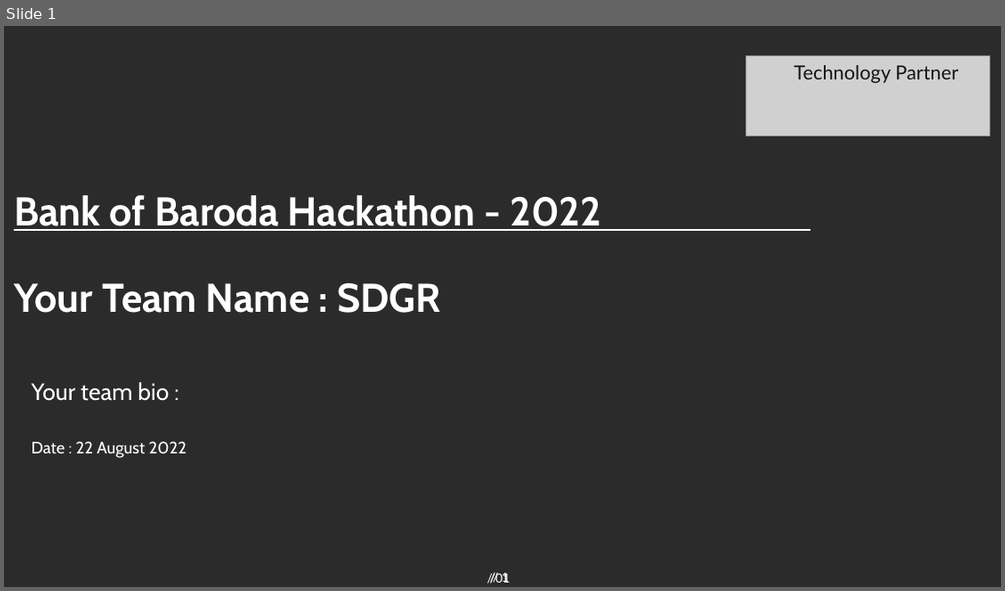
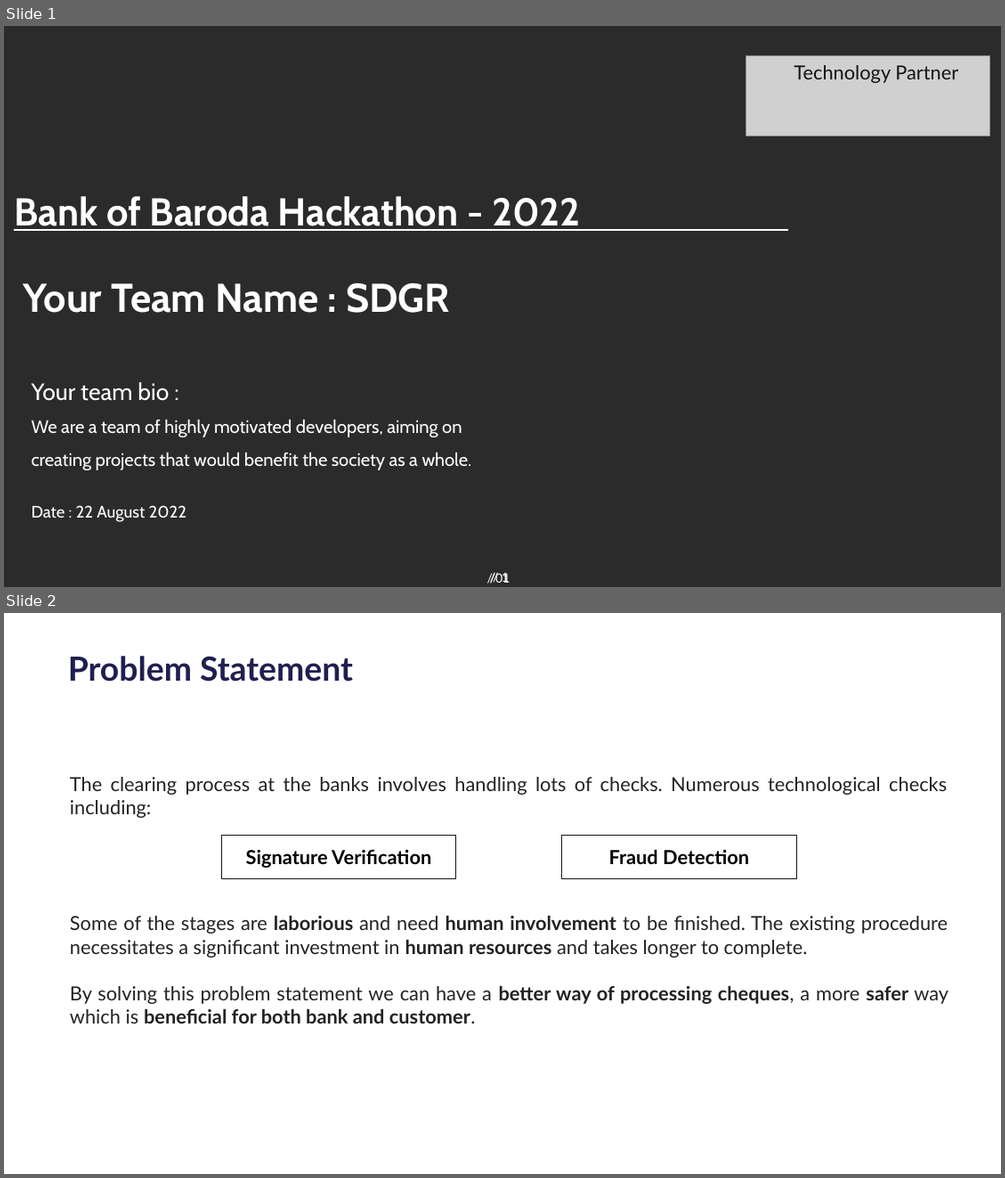
Before and after one commit to dikshabhambri/paycheck, a slide deck: idea/BOB_template.pptx. Shown one above the other, each under a label of ours: slide 1 before the commit, slides 1 and 2 after it. The pictures are 1005x591 and 1005x1178 pixels, drawn with LibreOffice and Linux fonts; fonts in the diff are those of the drawing; grey boxes stand for pictures; background and template pictures are left out; a plain dark background stands for a picture behind light text. Boxes give left, top, right and bottom in pixels: in the first picture for what was removed or moved away, otherwise in the second. Text is boxed around its words. In the diff, an @@ line names an element or a change of style, - is before the commit and + after.

```diff
--- a/idea/BOB_template.pptx
+++ b/idea/BOB_template.pptx
@@ slide 2 added at (x1=4, y1=613, x2=1001, y2=1174), background #FFFFFF; not listed: 2 template elements that a slide beside it also shows @@
@@ title added at (x1=68, y1=656, x2=353, y2=682), 24 pt, text #1F1F50, bold @@
+Problem Statement
@@ text added at (x1=70, y1=777, x2=948, y2=1023), 14 pt, text #222222 @@
+The clearing process at the banks involves handling lots of checks. Numerous technological checks including:
+Some of the stages are laborious and need human involvement to be finished. The existing procedure necessitates a significant investment in human resources and takes longer to complete.
+By solving this problem statement we can have a better way of processing cheques, a more safer way which is beneficial for both bank and customer.
@@ rectangle added at (x1=221, y1=835, x2=455, y2=879), outline #141414 0.75 pt, 14 pt, text #000000, bold @@
+Signature Verification
@@ rectangle added at (x1=562, y1=835, x2=796, y2=879), outline #141414 0.75 pt, 14 pt, text #000000, bold @@
+Fraud Detection
@@ slide 1 changed as well @@
@@ title "Bank of Baroda Hackathon - ..." at (x1=14, y1=196, x2=581, y2=231): size 29 to 28 pt @@
@@ text "Your Team Name : SDGR" moved from (x1=14, y1=283, x2=441, y2=313) to (x1=23, y1=283, x2=450, y2=313) @@
@@ text at (x1=32, y1=419, x2=472, y2=470): paragraph added @@
+We are a team of highly motivated developers, aiming on creating projects that would benefit the society as a whole.
```
Also in this commit, not shown: 1 other slide changed, 7 other slides added, 7 slides removed, 1 other file.
